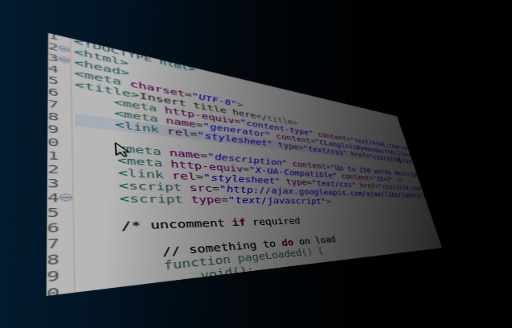
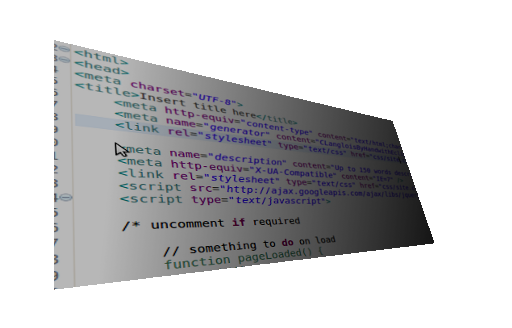
Comparing the layer stacks of the two 512×328 images. Changes:
added layer "New Layer#8" above "New Layer#4" over (x1=105, y1=56, x2=434, y2=284)
hid "New Layer#4" over (x1=95, y1=0, x2=512, y2=328)
painted on "Background", masked it over (x1=46, y1=33, x2=442, y2=296)
hid "New Layer#1" over (x1=0, y1=0, x2=512, y2=328)
hid "New Layer#3" over (x1=0, y1=0, x2=512, y2=328)
hid "New Layer#2", opacity 87% → 100% over (x1=0, y1=0, x2=512, y2=328)
